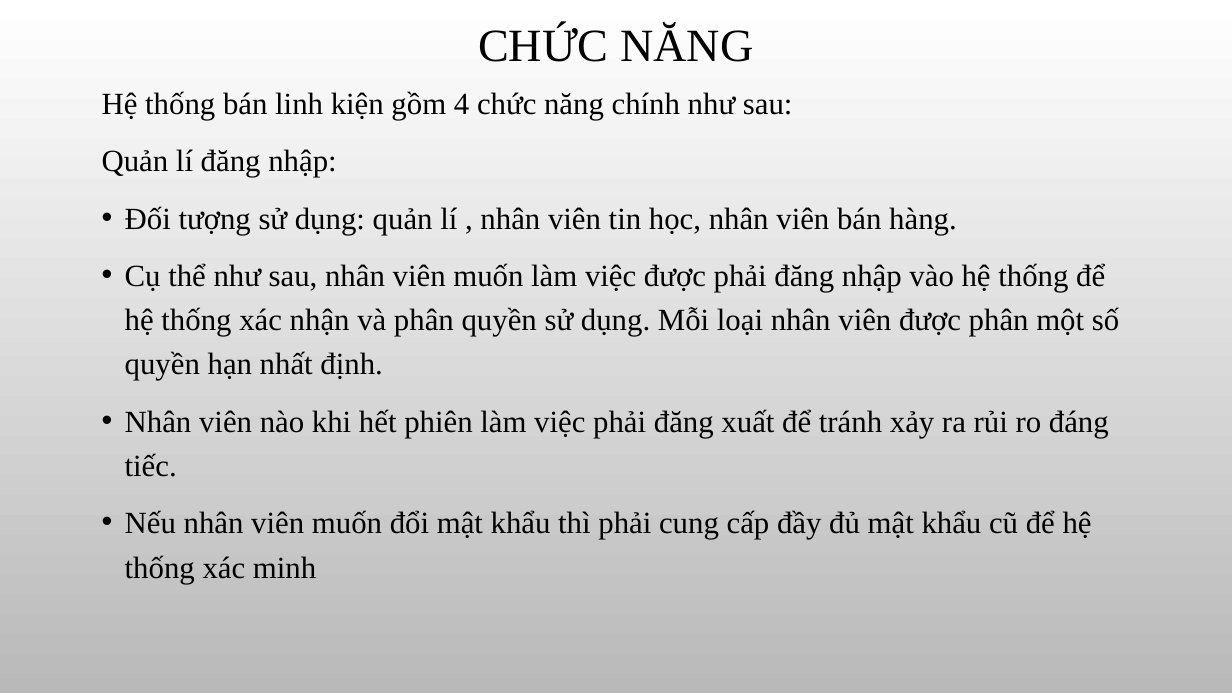
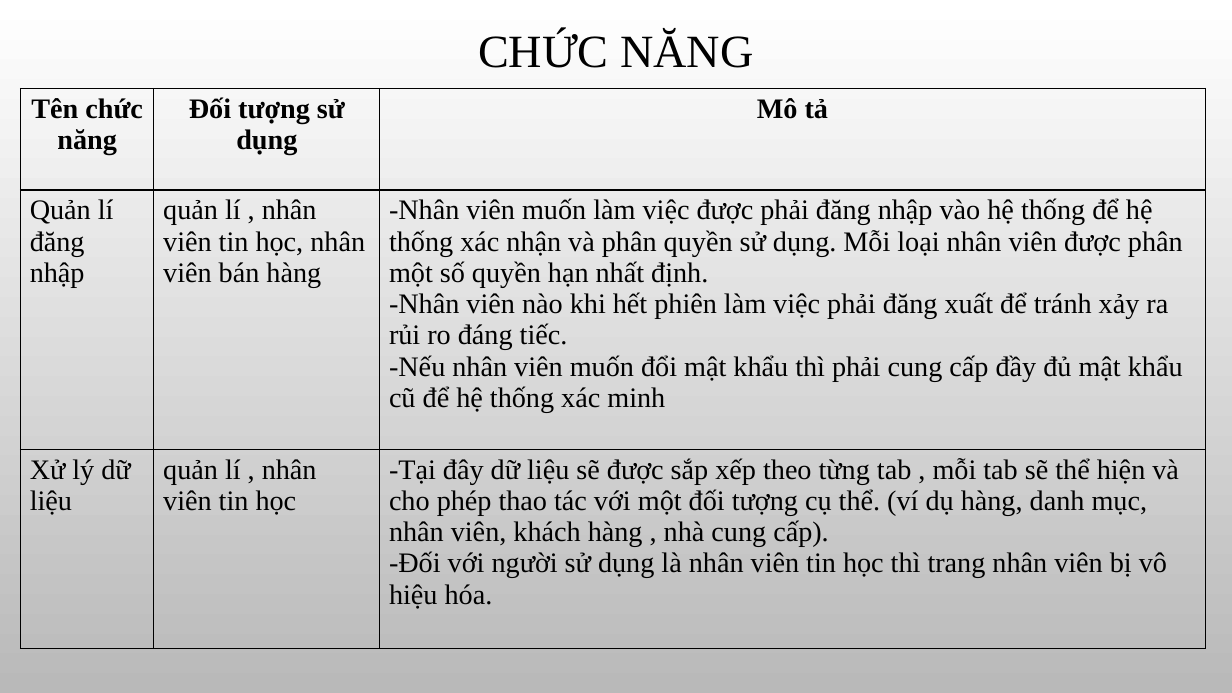
Before and after one commit to thienqnpro02/school, a slide deck: slide 8 of HT_QLLINHKIEN/Báo cáo thực tập.pptx (slide 5 before the commit). Drawn at 1232x693 pixels with LibreOffice and Linux fonts; fonts in the diff are those of the drawing; background and template pictures are left out. Boxes give left, top, right and bottom in pixels: in the first picture for what was removed or moved away, otherwise in the second. Text is boxed around its words. In the diff, an @@ line names an element or a change of style, - is before the commit and + after.

Commit message:
sua slide bao cao

```diff
--- a/HT_QLLINHKIEN/Báo cáo thực tập.pptx
+++ b/HT_QLLINHKIEN/Báo cáo thực tập.pptx
@@ title "CHỨC NĂNG": place and size @@
-title "CHỨC NĂNG" at [478,25,753,62]
+title "CHỨC NĂNG" at [478,31,753,68]
@@ table added at [20,89,1204,670], 3 rows, 3 columns @@
+Tên chức năng | Đối tượng sử dụng | Mô tả
+Quản lí đăng nhập | quản lí , nhân viên tin học, nhân viên bán hàng | -Nhân viên muốn làm việc được phải đăng nhập vào hệ thống để hệ thống xác nhận và phân quyền sử dụng. Mỗi loại nhân viên được phân một số quyền hạn nhất định. / -Nhân viên nào khi hết phiên làm việc phải đăng xuất để tránh xảy ra rủi ro đáng tiếc. / -Nếu nhân viên muốn đổi mật khẩu thì phải cung cấp đầy đủ mật khẩu cũ để hệ thống xác minh
+Xử lý dữ liệu | quản lí , nhân viên tin học | -Tại đây dữ liệu sẽ được sắp xếp theo từng tab , mỗi tab sẽ thể hiện và cho phép thao tác với một đối tượng cụ thể. (ví dụ hàng, danh mục, nhân viên, khách hàng , nhà cung cấp). / -Đối với người sử dụng là nhân viên tin học thì trang nhân viên bị vô hiệu hóa.
@@ text removed at [102,91,1119,584] @@
-Hệ thống bán linh kiện gồm 4 chức năng chính như sau:
-Quản lí đăng nhập:
-• Đối tượng sử dụng: quản lí , nhân viên tin học, nhân viên bán hàng.
-• Cụ thể như sau, nhân viên muốn làm việc được phải đăng nhập vào hệ thống để hệ thống xác nhận và phân quyền sử dụng. Mỗi loại nhân viên được phân một số quyền hạn nhất định.
-• Nhân viên nào khi hết phiên làm việc phải đăng xuất để tránh xảy ra rủi ro đáng tiếc.
-• Nếu nhân viên muốn đổi mật khẩu thì phải cung cấp đầy đủ mật khẩu cũ để hệ thống xác minh
```
Also in this commit, not shown: 4 other slides changed, 9 slides added, 1 slide removed, 4 other files.
